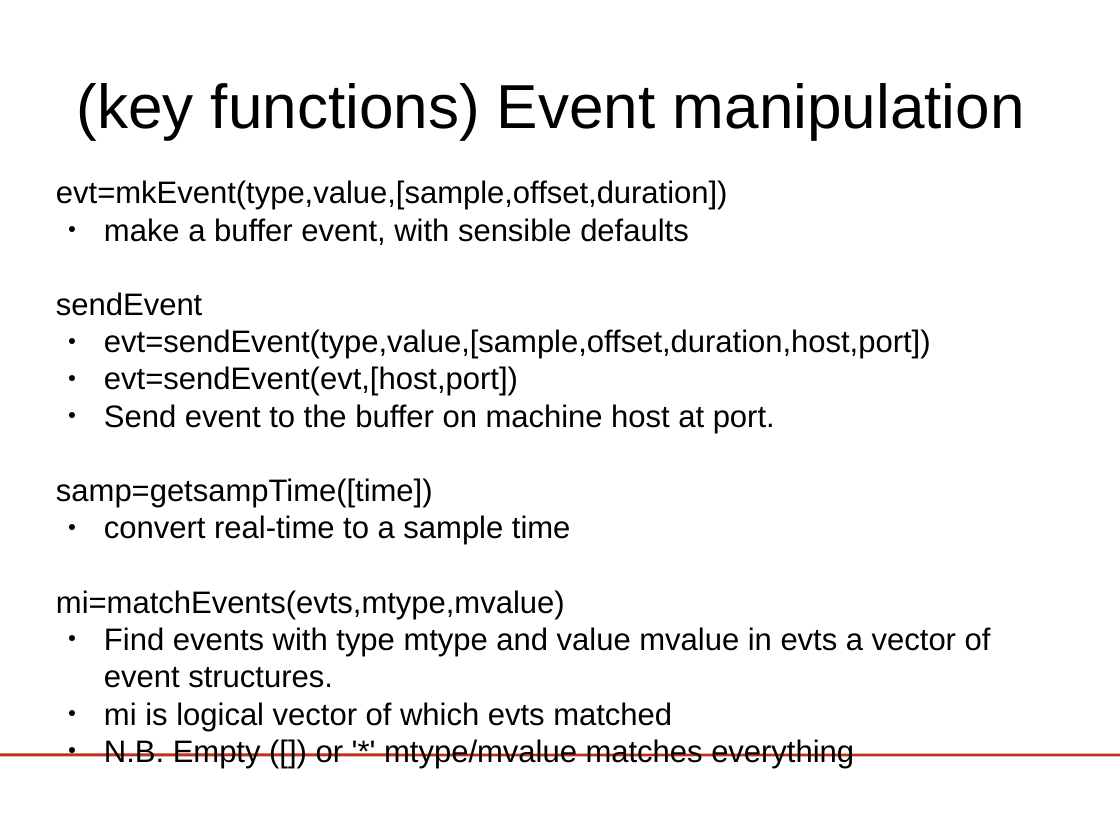
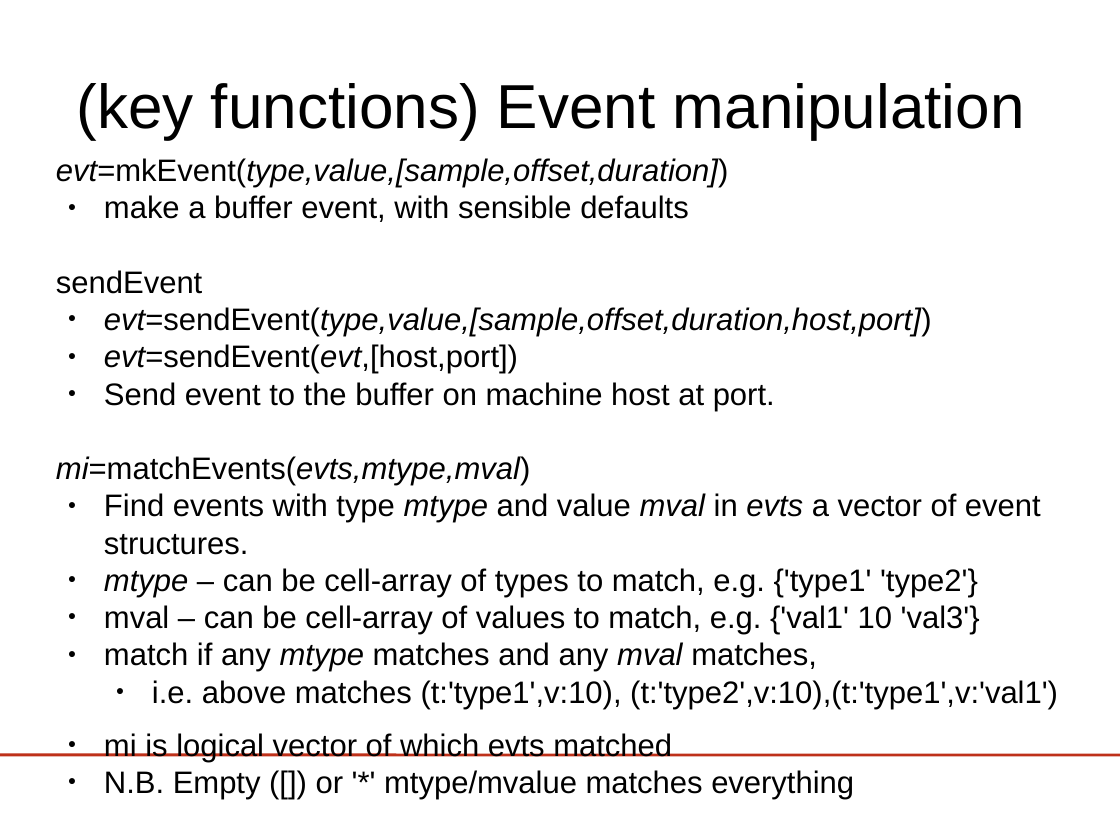
Before and after one commit to phpvdb/buffer_bci, a slide deck: slide 15 of tutorial/lect3-helloworld/HelloWorld_ERPViewer.odp. Drawn at 1120x840 pixels with LibreOffice and Linux fonts; fonts in the diff are those of the drawing; background and template pictures are left out. Boxes give left, top, right and bottom in pixels: in the first picture for what was removed or moved away, otherwise in the second. Text is boxed around its words. In the diff, an @@ line names an element or a change of style, - is before the commit and + after.

```diff
--- a/tutorial/lect3-helloworld/HelloWorld_ERPViewer.odp
+++ b/tutorial/lect3-helloworld/HelloWorld_ERPViewer.odp
@@ text at (56,158,932,374): italic on in "evt=mkEvent(type,value,[sample,offset,duration])", "evt=sendEvent(type,value,[sample,offset,duration,host,port])", "evt=sendEvent(evt,[host,port])" @@
@@ text "evt=mkEvent(type,value,[sample,offset,duration])": place and size @@
-text "evt=mkEvent(type,value,[sample,offset,duration])" at (56,180,991,768)
+text "evt=mkEvent(type,value,[sample,offset,duration])" at (56,158,1058,762)
@@ text at (56,456,1058,709): text changed @@
-samp=getsampTime([time])
-● convert real-time to a sample time
-mi=matchEvents(evts,mtype,mvalue)
-● Find events with type mtype and value mvalue in evts a vector of event structures.
+mi=matchEvents(evts,mtype,mval)
+● Find events with type mtype and value mval in evts a vector of event structures.
+● mtype – can be cell-array of types to match, e.g. {'type1' 'type2'}
+● mval – can be cell-array of values to match, e.g. {'val1' 10 'val3'}
+● match if any mtype matches and any mval matches,
+  ● i.e. above matches (t:'type1',v:10), (t:'type2',v:10),(t:'type1',v:'val1')
```
Also in this commit, not shown: 4 other slides changed, 6 slides added, 1 other file.
